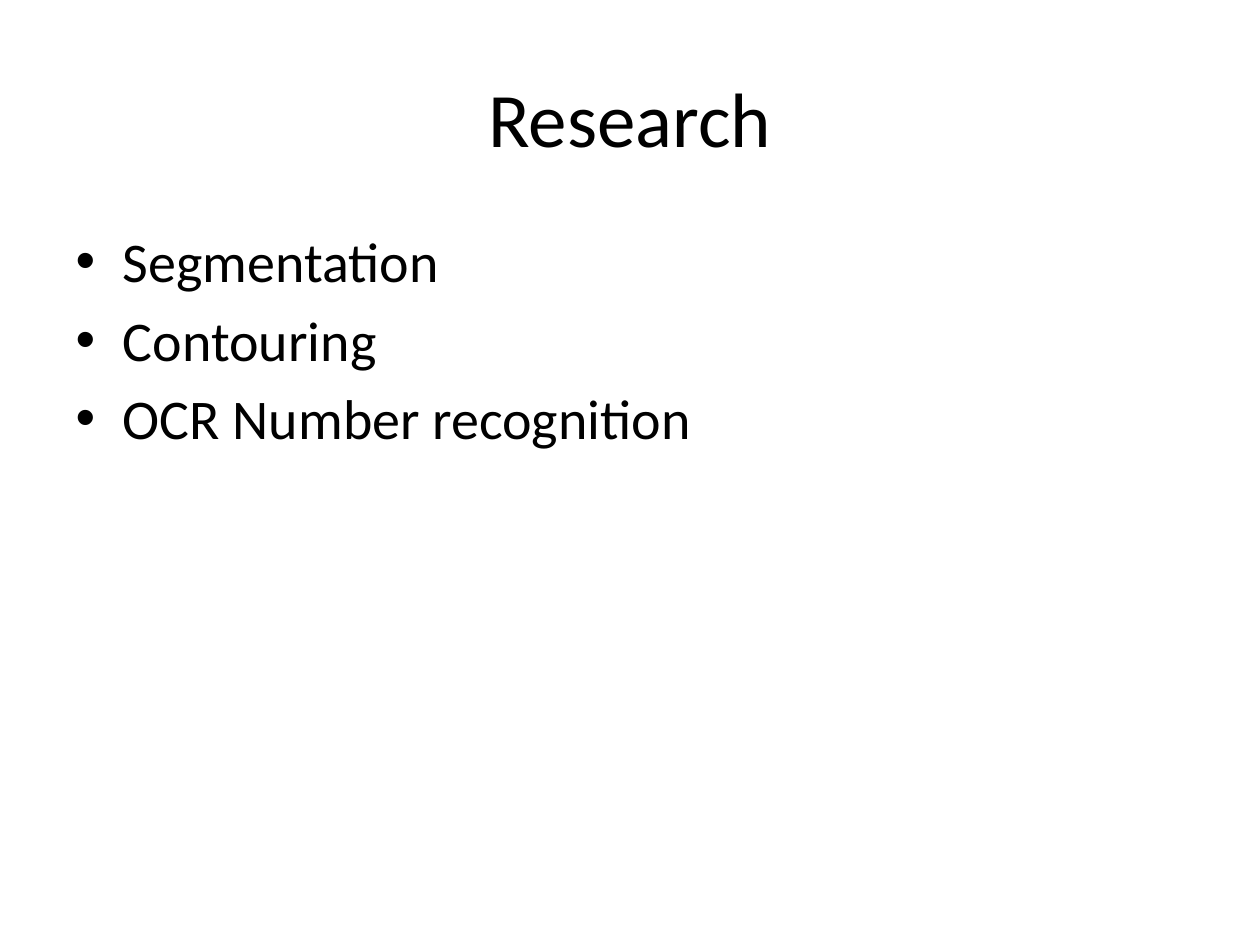
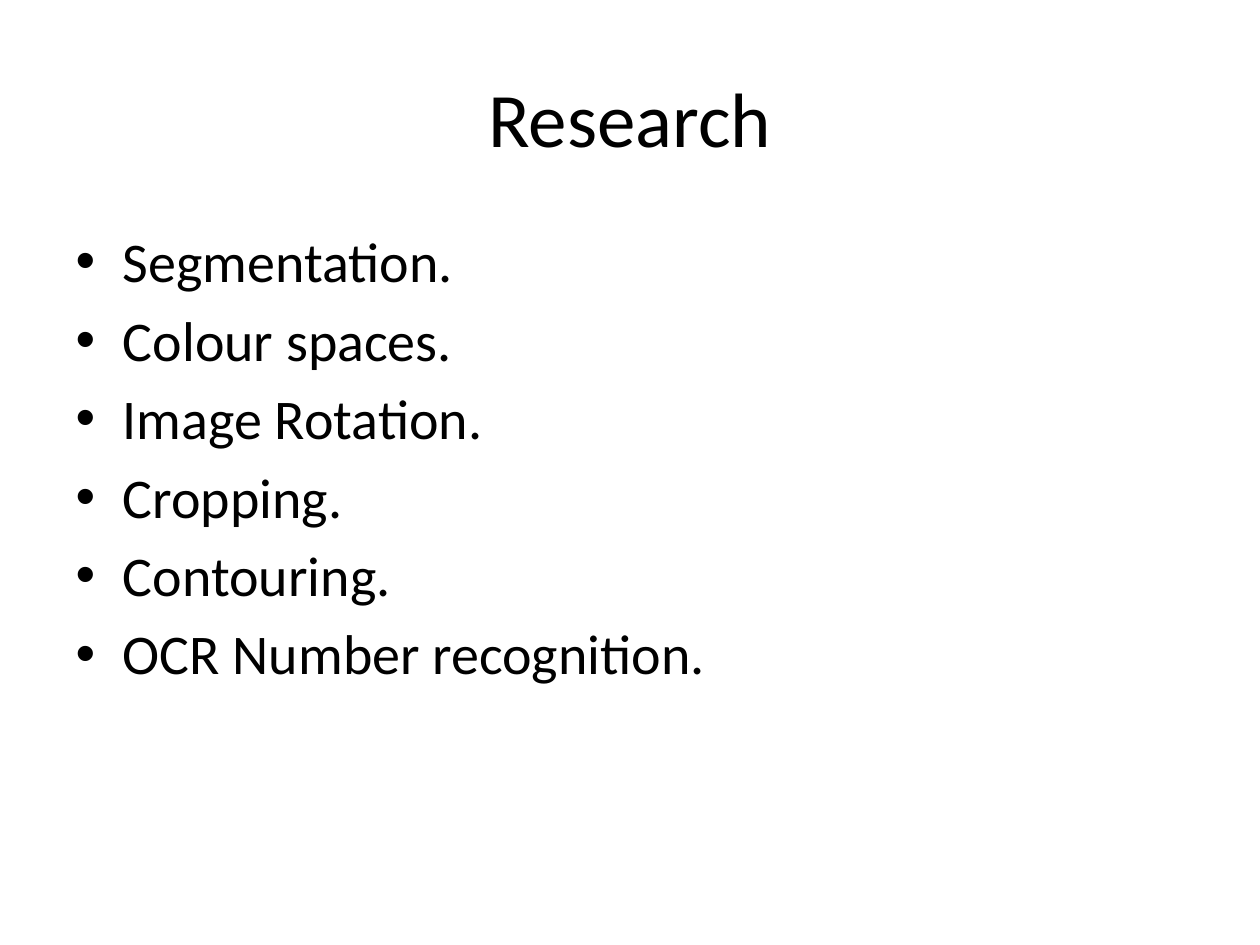
Before and after one commit to MichaelKane428/ImageProcessing, a slide deck: slide 5 of imagePro.pptx. Drawn at 1260x945 pixels with LibreOffice and Linux fonts; fonts in the diff are those of the drawing. Boxes give left, top, right and bottom in pixels: in the first picture for what was removed or moved away, otherwise in the second. Text is boxed around its words. In the diff, an @@ line names an element or a change of style, - is before the commit and + after.

```diff
--- a/imagePro.pptx
+++ b/imagePro.pptx
@@ text at bbox=[123, 243, 704, 684]: text changed @@
-• Segmentation
-• Contouring
-• OCR Number recognition
+• Segmentation.
+• Colour spaces.
+• Image Rotation.
+• Cropping.
+• Contouring.
+• OCR Number recognition.
```
Also in this commit, not shown: 3 other slides changed, 2 slides added, 1 slide removed, 2 other files.
